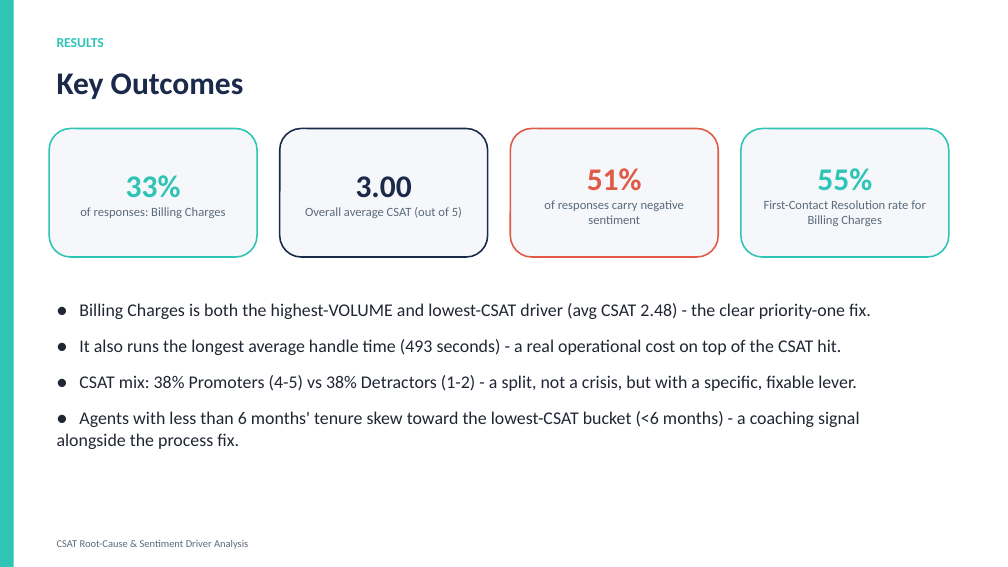
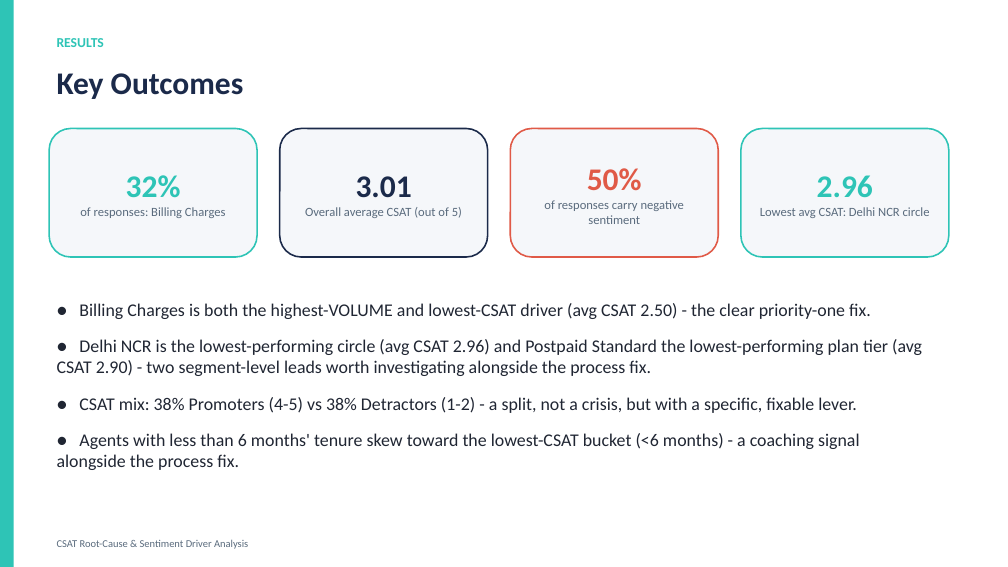
Before and after one commit to rameshpennam/ds-use-cases, a slide deck: slide 5 of usecase1_csat_nlp_rootcause/final_output/usecase1_csat_summary.pptx. Drawn at 1008x567 pixels with LibreOffice and Linux fonts; fonts in the diff are those of the drawing. Boxes give left, top, right and bottom in pixels: in the first picture for what was removed or moved away, otherwise in the second. Text is boxed around its words. In the diff, an @@ line names an element or a change of style, - is before the commit and + after.

```diff
--- a/usecase1_csat_nlp_rootcause/final_output/usecase1_csat_summary.pptx
+++ b/usecase1_csat_nlp_rootcause/final_output/usecase1_csat_summary.pptx
@@ text in rounded rectangle at [126,175,181,198]: text changed @@
-33%
+32%
@@ text in rounded rectangle at [356,176,412,198]: text changed @@
-3.00
+3.01
@@ text in rounded rectangle at [587,168,642,190]: text changed @@
-51%
+50%
@@ text in rounded rectangle at [760,175,930,218]: text changed @@
-55%
-First-Contact Resolution rate for Billing Charges
+2.96
+Lowest avg CSAT: Delhi NCR circle
@@ text at [57,303,922,376]: text changed @@
-● Billing Charges is both the highest-VOLUME and lowest-CSAT driver (avg CSAT 2.48) - the clear priority-one fix.
-● It also runs the longest average handle time (493 seconds) - a real operational cost on top of the CSAT hit.
+● Billing Charges is both the highest-VOLUME and lowest-CSAT driver (avg CSAT 2.50) - the clear priority-one fix.
+● Delhi NCR is the lowest-performing circle (avg CSAT 2.96) and Postpaid Standard the lowest-performing plan tier (avg CSAT 2.90) - two segment-level leads worth investigating alongside the process fix.
```
Also in this commit, not shown: 2 other slides changed, 8 other files.
